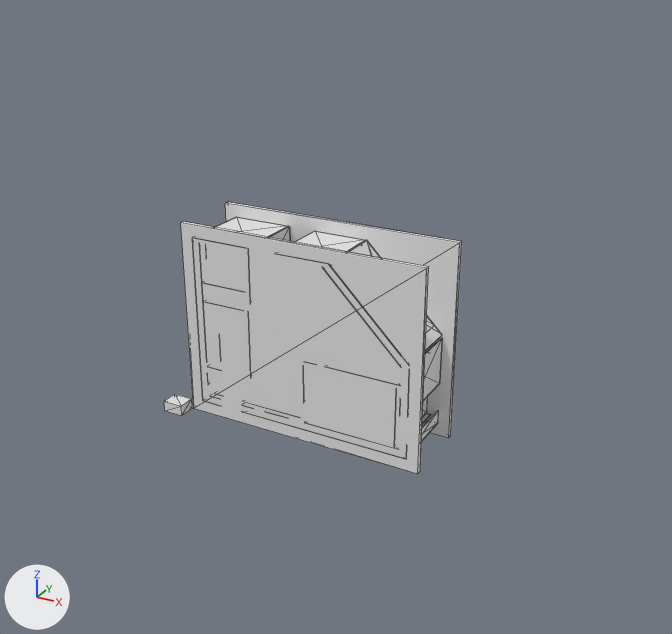
Two versions of the glTF model output/phase3_final/building_detailed.glb, one commit apart.
Before and after are seen from a 50 mm camera at (18.5, -29.1, 16.4) aimed at (1.7, 1.5, 1.1). The axes (+X, +Y, +Z) are drawn at lower left. The lights are the same throughout. The older version comes first. Mesh edges are drawn as thin lines. Where no turn or scale is listed for an object, it has been applied to the vertices. Vertices at exactly the same position are counted once.

Names of what the first picture shows: 'geometry_0'.
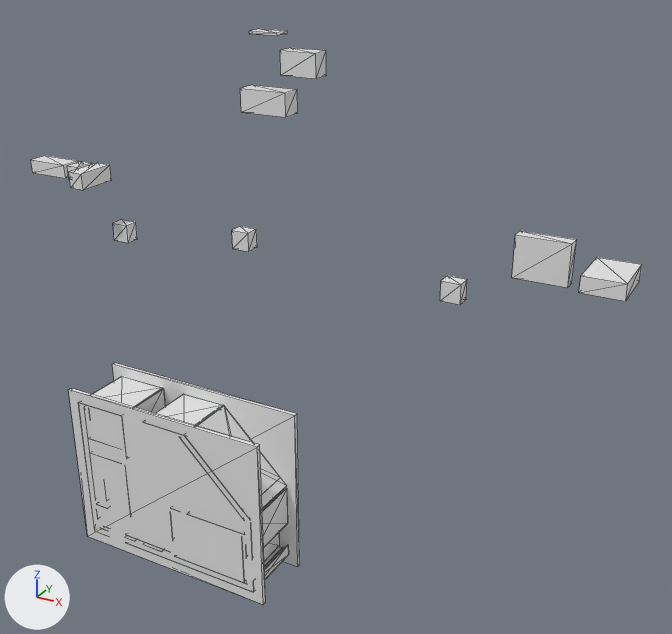
Changed parts and their boxes (x1, y1, x2, y2) in the pictures (672 x 634 px; the box of a moved part takes in the faces that stretch with it):
'geometry_0', reshaped (105% wider, 111% taller): before (164, 202, 462, 474); after (31, 29, 642, 605)
part 1 of me_geometry_0, added: after (125, 542, 280, 591)
part 2 of me_geometry_0, added: after (175, 546, 283, 580)
part 3 of me_geometry_0, added: after (82, 376, 162, 415)
part 4 of me_geometry_0, added: after (143, 394, 223, 435)
part 5 of me_geometry_0, added: after (199, 497, 276, 535)
part 6 of me_geometry_0, moved or reshaped: before (192, 242, 203, 400); after (78, 405, 94, 526)
part 7 of me_geometry_0, moved or reshaped: before (199, 248, 206, 351); after (84, 413, 95, 496)
part 8 of me_geometry_0, added: after (242, 533, 279, 575)
part 9 of me_geometry_0, added: after (250, 488, 288, 549)
part 10 of me_geometry_0, added: after (253, 545, 289, 592)
part 11 of me_geometry_0, added: after (122, 388, 165, 454)
part 12 of me_geometry_0, moved or reshaped: before (225, 202, 462, 437); after (112, 363, 300, 567)
part 13 of me_geometry_0, moved or reshaped: before (181, 222, 429, 474); after (69, 388, 266, 605)
part 14 of me_geometry_0, added: after (240, 85, 298, 117)
part 15 of me_geometry_0, deleted: before (164, 217, 442, 458)
part 16 of me_geometry_0, built on: before (332, 241, 442, 365); after (232, 226, 642, 305)
part 17 of me_geometry_0, added: after (31, 156, 137, 243)
part 18 of me_geometry_0, added: after (182, 406, 287, 520)
part 19 of me_geometry_0, added: after (249, 29, 326, 79)

What changed in the scene script:
```text
Change me_geometry_0:
    used by ob_geometry_0; location = (0.0, 0.0, 0.0)
    remove me_geometry_0.from_pydata(...)  # 264 vertices, 396 faces; spans x -6.93..6.93, y -1.6..1.6, z -5.18..5.18
    add me_geometry_0.from_pydata(...)  # 344 vertices, 516 faces; spans x -13.41..13.41, y -1.6..1.6, z -12.24..12.24
    me_geometry_0 part 1: a new loose piece, a box spanning x -8.218..-0.798, y -1.6..1.4, z -11.736..-11.716
    me_geometry_0 part 2: a new loose piece, a box spanning x -5.218..-1.118, y -1.6..1.4, z -11.416..-11.396
    me_geometry_0 part 3: a new loose piece, a box spanning x -10.138..-7.618, y -1.6..1.4, z -4.536..-4.516
    me_geometry_0 part 4: a new loose piece, a box spanning x -6.378..-4.118, y -1.6..1.4, z -4.536..-4.516
    me_geometry_0 part 5: a new loose piece, a box spanning x -4.278..-1.118, y -1.6..1.4, z -8.716..-8.696
    me_geometry_0 part 6: the loose piece of 8 vertices spanning x -2.96..-2.94, y -1.6..1.4, z -2.51..4.63 is moved by (-7.22, 0.0, -9.2)
    me_geometry_0 part 7: the loose piece of 8 vertices spanning x -2.64..-2.62, y -1.6..1.4, z -0.67..4.49 is moved by (-7.22, 0.0, -9.2)
    me_geometry_0 part 8: a new loose piece, a box spanning x -1.308..-1.288, y -1.6..1.4, z -11.386..-8.886
    me_geometry_0 part 9: a new loose piece, a box spanning x -0.808..-0.788, y -1.6..1.4, z -9.926..-7.966
    me_geometry_0 part 10: a new loose piece, a box spanning x -0.808..-0.788, y -1.6..1.4, z -11.706..-11.126
    me_geometry_0 part 11: a new loose piece, a box spanning x -7.588..-7.568, y -1.6..1.4, z -6.806..-4.546
    me_geometry_0 part 12: the loose piece of 8 vertices spanning x -3.46..6.93, y 1.4..1.6, z -3.04..5.18 is moved by (-7.22, 0.0, -9.2)
    me_geometry_0 part 13: the loose piece of 8 vertices spanning x -3.46..6.93, y -1.6..-1.4, z -3.04..5.18 is moved by (-7.22, 0.0, -9.2)
    me_geometry_0 part 14: a new loose piece, a box spanning x -1.88..0.12, y 0.55..1.4, z 9.24..10.14
    me_geometry_0 part 15: 19 loose pieces with 152 vertices, spanning x -6.93..6.43, y -1.6..1.4, z -5.18..4.68, are deleted
    me_geometry_0 part 16: 8 vertices removed from x 3.14..6.43, y -1.6..1.4, z 1.36..4.66; 32 vertices added at x -2.76..13.41, y -0.6..1.4, z 3.02..6.01
    me_geometry_0 part 17: 32 vertices added at x -13.41..-8.38, y -0.4..1.4, z 2.8..6.05
    me_geometry_0 part 18: 24 vertices added at x -4.39..-0.79, y -1.6..1.4, z -7.97..-4.54
    me_geometry_0 part 19: 16 vertices added at x -1.48..1.37, y 0.65..1.4, z 10.74..12.24
    other edits to the shape of me_geometry_0 do not show in these pictures
```
